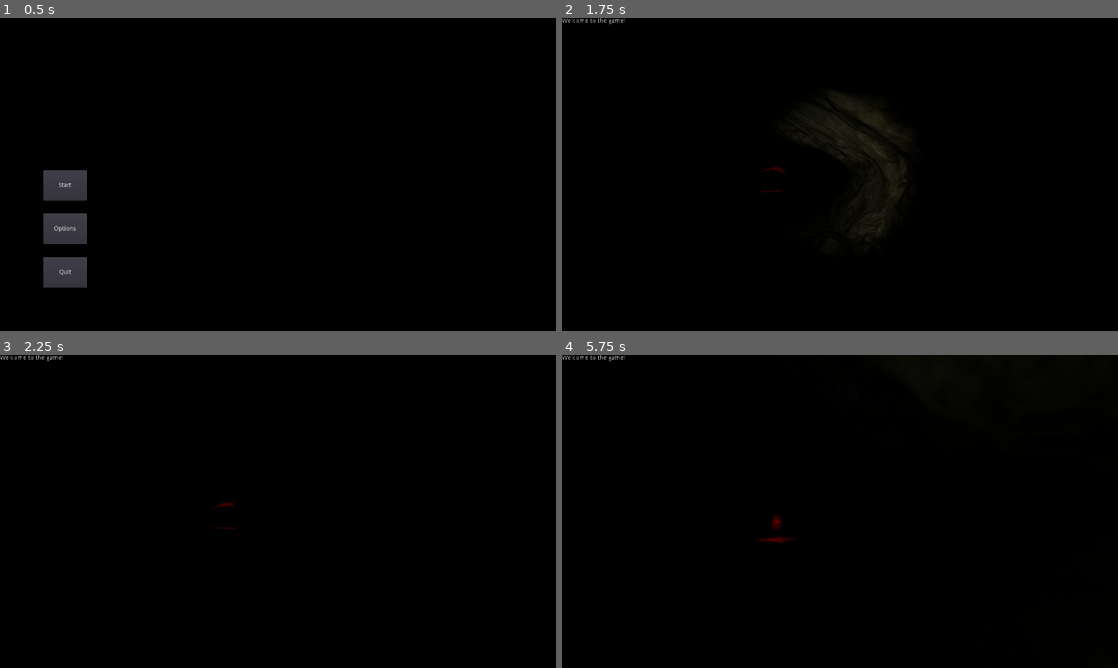
Above: before the commit, frames 1-4 (two rows, left to right).
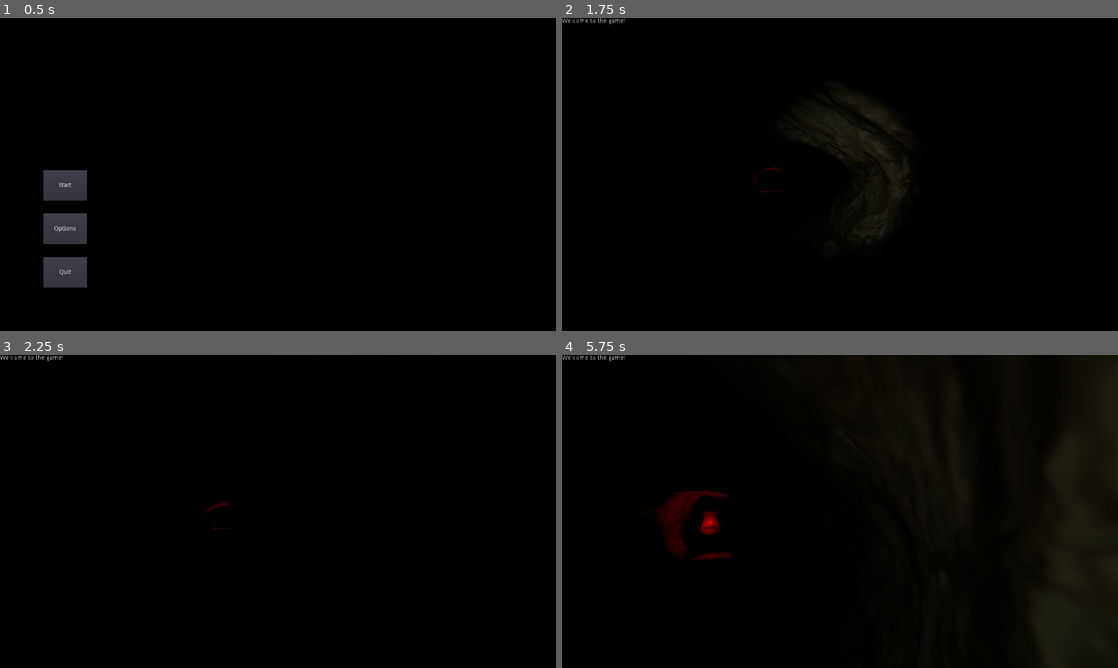
Above: after the commit, the same moments.

Repository: nonagaga/Watery-Grave-3D
Game: Godot game, scene res://Scenes/MainScenes/SceneManager.tscn
Same seed, same stepped clock (60 frames per second), same inputs: the game is played once before the commit and once after it.
Inputs (mouse positions are in pixels of both pictures, inside the frame that each line leads up to):
- Up to frame 1 (0.5 s): no input
- Up to frame 2 (1.75 s): click "Start" at 0.5 s; tap F (Flashlight Toggle) at 1.25 s; move the mouse to (867, 174) at 1.27 s; hold W (move_forward) from 1.28 s (still down); hold F (Flashlight Toggle) from 1.28 s (still down)
- Up to frame 3 (2.25 s): keep holding W (move_forward); move the mouse to (250, 511) at 2.02 s; release F (Flashlight Toggle) at 2.03 s; tap F (Flashlight Toggle) at 2.1 s
- Up to frame 4 (5.75 s): keep holding W (move_forward); tap Space (swim_up) at 2.75 s; move the mouse to (851, 505) at 2.77 s; hold F (Flashlight Toggle) 2.78-3.53 s; move the mouse to (834, 517) at 3.52 s; tap F (Flashlight Toggle) at 3.6, 5.1 s; move the mouse to (878, 514) at 4.27 s; hold F (Flashlight Toggle) 4.28-5.03 s; move the mouse to (795, 508) at 5.02 s

Frame 1 is identical in both runs. In frame 2, less than 0.1% of the frame differs, in the area x 34-63%, y 27-68%; in frame 3, less than 0.1%; in frame 4, 5.9%, in the area x 16-100%, y 4-100%.

Commit message:
changes to enemy ai/flashlight

Diff:
--- a/Scenes/Character/Character.tscn
+++ b/Scenes/Character/Character.tscn
@@ -17,7 +17,9 @@
 glow_high_quality = true
 
 [node name="Character" type="KinematicBody"]
+collision_mask = 7
 script = ExtResource( 1 )
+speed = 30
 
 [node name="MeshInstance" type="MeshInstance" parent="."]
 transform = Transform( 1, 0, 0, 0, -4.37114e-08, -1, 0, 1, -4.37114e-08, 0, 0, 0 )
--- a/Scenes/Character/FlashLight.gd
+++ b/Scenes/Character/FlashLight.gd
@@ -3,7 +3,16 @@
 
 export var light_accel = 8
 onready var head = get_parent().get_node("Character/Head")
+onready var raycast = $"RayCast"
+onready var enemy = $"/root/SceneManager/GameScene/Enemy"
 
+signal enemy_in_light
+
+func _ready():
+	raycast.cast_to.z = -spot_range
+	connect("enemy_in_light",enemy,"_enemy_in_light")
+	self.visible = false
+	raycast.enabled = false
 
 func _physics_process(delta):
 	global_transform = global_transform.interpolate_with(head.global_transform, light_accel*delta)
@@ -11,6 +20,12 @@
 	#the code below is to turn the flashlight on and off
 	if Input.is_action_just_pressed("Flashlight Toggle")&&self.visible==true:
 		self.visible = false
+		raycast.enabled = false
 	else:
 		if Input.is_action_just_pressed("Flashlight Toggle")&&self.visible==false:
 			self.visible = true
+			raycast.enabled = true
+
+	if raycast.is_colliding():
+		if raycast.get_collider().name == "Enemy":
+			emit_signal("enemy_in_light")
--- a/Scenes/Character/FlashLight.tscn
+++ b/Scenes/Character/FlashLight.tscn
@@ -4,9 +4,12 @@
 
 [node name="FlashLight" type="SpotLight"]
 transform = Transform( 1, 0, 0, 0, 1, 0, 0, 0, 1, 0, 1.51439, 0 )
-visible = false
 light_color = Color( 1, 0.984314, 0.780392, 1 )
 spot_range = 80.0
 spot_attenuation = 4.59479
 spot_angle = 20.0
 script = ExtResource( 1 )
+
+[node name="RayCast" type="RayCast" parent="."]
+cast_to = Vector3( 0, 0, -80 )
+collision_mask = 4
--- a/Scenes/Enemies/Enemy.gd
+++ b/Scenes/Enemies/Enemy.gd
@@ -6,16 +6,26 @@
 export var speed = 500
 export var turn_speed = 2
 
+export var detection_distance = 20
+export var correction_strength = 1
+
+enum {WANDERING_STATE,ATTACK_STATE}
+
+var state = WANDERING_STATE
+
 var velocity = Vector3.ZERO
 
 func _physics_process(delta):
 	new_pathfind(delta)
-	turn(delta)
+	if(target.translation.distance_to(translation) <= detection_distance):
+		state = ATTACK_STATE
+	if state == ATTACK_STATE:
+		turn(delta)
 	move(delta)
 
 func turn(delta):
-	var rotation = transform.looking_at(target.global_translation, Vector3.UP).basis.get_rotation_quat()
-	transform.basis = transform.basis.slerp(Basis(rotation), delta * turn_speed).orthonormalized()
+	var rotation = transform.looking_at(target.global_translation, Vector3.UP).basis.get_rotation_quat().normalized()
+	transform.basis = transform.basis.slerp(rotation.normalized(), delta * turn_speed).get_rotation_quat()
 
 func move(delta):
 	velocity = -transform.basis.z * speed * delta
@@ -40,3 +50,6 @@
 		var distance = origin.distance_to(collision_point)
 		return distance
 	return abs(ray.cast_to.y)
+
+func _enemy_in_light():
+	state = ATTACK_STATE
--- a/Scenes/Enemies/Enemy.tscn
+++ b/Scenes/Enemies/Enemy.tscn
@@ -37,25 +37,25 @@
 [node name="Down" type="RayCast" parent="Rays"]
 transform = Transform( 1, 0, 0, 0, 0.707107, -0.707107, 0, 0.707107, 0.707107, 0, -3, 0 )
 enabled = true
-cast_to = Vector3( 0, -5, 0 )
+cast_to = Vector3( 0, -8, 0 )
 collision_mask = 2
 
 [node name="Up" type="RayCast" parent="Rays"]
 transform = Transform( 1, 0, 0, 0, -0.707107, -0.707107, 0, 0.707107, -0.707107, 0, 3, 0 )
 enabled = true
-cast_to = Vector3( 0, -5, 0 )
+cast_to = Vector3( 0, -8, 0 )
 collision_mask = 2
 
 [node name="Right" type="RayCast" parent="Rays"]
 transform = Transform( 0.707107, -0.707107, 3.09086e-08, 0, -4.37114e-08, -1, 0.707107, 0.707107, -3.09086e-08, 3, 0, 0 )
 enabled = true
-cast_to = Vector3( 0, -5, 0 )
+cast_to = Vector3( 0, -8, 0 )
 collision_mask = 2
 
 [node name="Left" type="RayCast" parent="Rays"]
 transform = Transform( -3.09086e-08, 0.707107, -0.707107, -1, -4.37114e-08, 0, -3.09086e-08, 0.707107, 0.707107, -3, 0, 0 )
 enabled = true
-cast_to = Vector3( 0, -5, 0 )
+cast_to = Vector3( 0, -8, 0 )
 collision_mask = 2
 
 [node name="AudioStreamPlayer3D" type="AudioStreamPlayer3D" parent="."]
